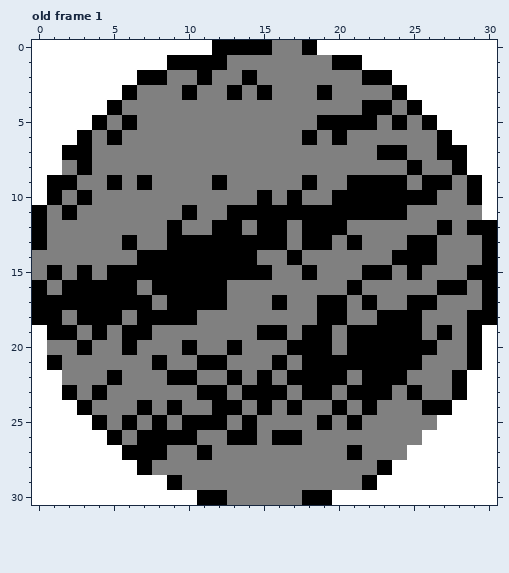
Pixel-art file, stored at assets/sprites/background/planet_masks.ase. Above, as it was before the edit.
31x31 pixels, 1 frame. Shown: old frame 1. The commit also changed other frames, which this record leaves out.
After the commit:
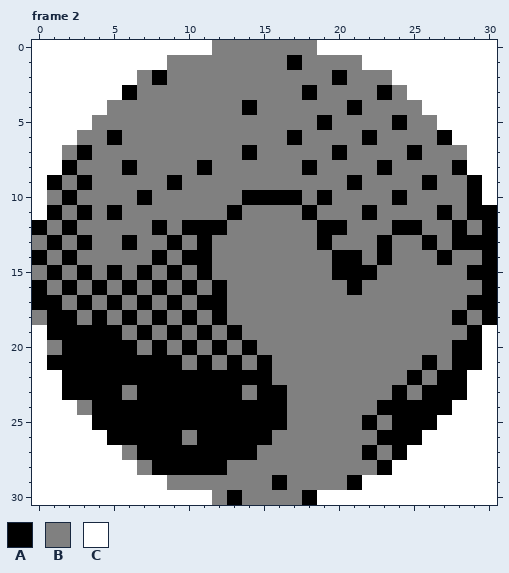
Palette (. is transparent): A #000000  B #808080  C #ffffff
A new or re-ordered frame is compared with the old frame closest to it.
What changed:
frames 1 -> 6
--- frame 2 is new; against old frame 1
@@ x 0..30 @@
- 0 CCCCCCCCCCCCAAAABBACCCCCCCCCCCC
- 1 CCCCCCCCCAAAABBBBBBBAACCCCCCCCC
- 2 CCCCCCCAABBABBABBBBBBBAACCCCCCC
- 3 CCCCCCABBBABBABABBBABBBBACCCCCC
- 4 CCCCCABBBBBBBBBBBBBBBBAABACCCCC
- 5 CCCCABABBBBBBBBBBBBAAAABABACCCC
- 6 CCCABABBBBBBBBBBBBABABBBBBBACCC
- 7 CCAABBBBBBBBBBBBBBBBBBBAABBAACC
- 8 CCBABBBBBBBBBBBBBBBBBBBBBABBACC
- 9 CAABBABABBBBABBBBBABBAAAABAABAC
-10 CABABBBBBBBBBBBABABBAAAAAAABBAC
-11 ABABBBBBBBABBAAAAAAAAAAAABBBBBC
-12 ABBBBBBBBABBAABAABAAABBBBBBABAA
-13 ABBBBBABBAAAAAAAABAABABBBAABBBA
-14 BBBBBBBAAAAAAAABBABBBBBBAAABBBA
-15 BABABAAAAAAAAAAABBABBBAABABBBAA
-16 ABAAAAABAAAAABBBBBBBBABBBBBAABA
-17 AAAAAAAABAAAABBBABBAABABBAABBBA
-18 AABAAABAAAABBBBBBBBAABBAAABBBAA
-19 CAABABAABBBBBBBAABAABAAAAABABAC
-20 CBBABBABBBABBABBBAAABAAAAAABBAC
-21 CABBBBBBABBAABBBABAAAAAAAABBBAC
-22 CCBBBABBBAABBABABAAAABAAABBBACC
-23 CCABABBBBBBAABAAABAABAAABABBACC
-24 CCCABBBABABBAABABABBABABBBAACCC
-25 CCCCABABABAAABABBBBABABBBBBCCCC
-26 CCCCCABAAAABBAABAABBBBBBBBCCCCC
-27 CCCCCCAAABBABBBBBBBBBABBBCCCCCC
-28 CCCCCCCABBBBBBBBBBBBBBBACCCCCCC
-29 CCCCCCCCCABBBBBBBBBBBBACCCCCCCC
-30 CCCCCCCCCCCAABBBBBAACCCCCCCCCCC
+ 0 CCCCCCCCCCCCBBBBBBBCCCCCCCCCCCC
+ 1 CCCCCCCCCBBBBBBBBABBBBCCCCCCCCC
+ 2 CCCCCCCBABBBBBBBBBBBABBBCCCCCCC
+ 3 CCCCCCABBBBBBBBBBBABBBBABCCCCCC
+ 4 CCCCCBBBBBBBBBABBBBBBABBBBCCCCC
+ 5 CCCCBBBBBBBBBBBBBBBABBBBABBCCCC
+ 6 CCCBBABBBBBBBBBBBABBBBABBBBACCC
+ 7 CCBABBBBBBBBBBABBBBBABBBBABBBCC
+ 8 CCABBBABBBBABBBBBBABBBBABBBBACC
+ 9 CABABBBBBABBBBBBBBBBBABBBBABBAC
+10 CBABBBBABBBBBBAAAABABBBBABBBBAC
+11 CABABABBBBBBBABBBBABBBABBBBABAA
+12 ABABBBBBABAAABBBBBBAABBBAABBABA
+13 BABABBABBABABBBBBBBABBBABBABAAA
+14 ABABBBBBABAABBBBBBBBAABABBBABBA
+15 BABABABABABABBBBBBBBAAABBBBBBAA
+16 ABABABABABABABBBBBBBBABBBBBBBBA
+17 AABABABABABAABBBBBBBBBBBBBBBBAA
+18 BAABABABABABABBBBBBBBBBBBBBBABA
+19 CAAAAABABABABABBBBBBBBBBBBBBBAC
+20 CBAAAAABABABABABBBBBBBBBBBBBAAC
+21 CAAAAAAAAABABABABBBBBBBBBBABAAC
+22 CCAAAAAAAAAAAAAABBBBBBBBBABAACC
+23 CCAAAABAAAAAAABAABBBBBBBABAAACC
+24 CCCBAAAAAAAAAAAAABBBBBBAAAAACCC
+25 CCCCAAAAAAAAAAAAABBBBBABAAACCCC
+26 CCCCCAAAAABAAAAABBBBBBBAAACCCCC
+27 CCCCCCBAAAAAAAABBBBBBBABACCCCCC
+28 CCCCCCCBAAAAABBBBBBBBBBACCCCCCC
+29 CCCCCCCCCBBBBBBBABBBBACCCCCCCCC
+30 CCCCCCCCCCCCBABBBBACCCCCCCCCCCC
